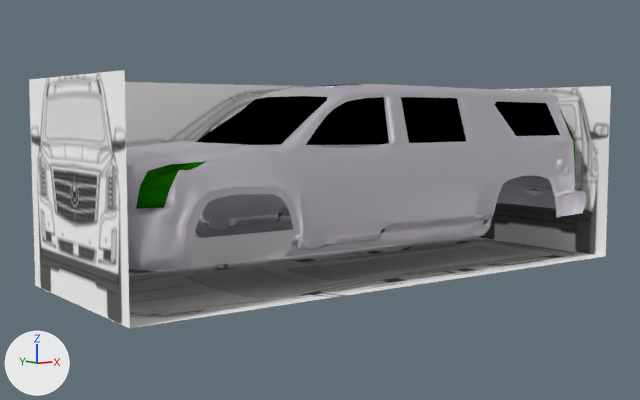
One commit to the Blender file 2019_2020/space_force_trailer/assets/jsflycar/new cadillac escalade.blend: the scene before it, then after it.
Before and after are seen from a 50 mm camera at (-5.52, -7.02, 0.61) aimed at (-0.24, 0.15, -0.23). The axes (+X, +Y, +Z) are drawn at lower left. The lights are the same throughout.

Objects in the first picture: 'Plane', 'back view', 'front view', 'side view', 'top view', 'windows'.
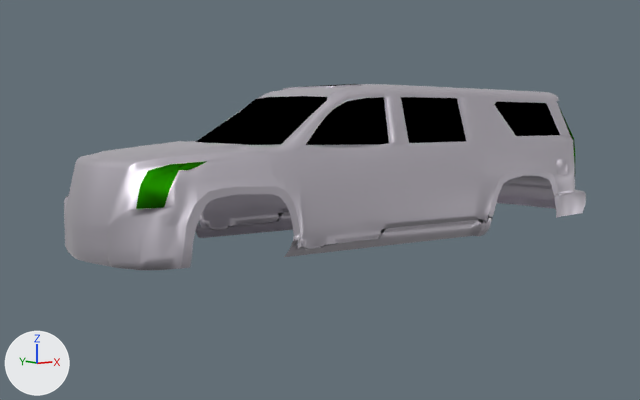
Commit message: added beveled edges
tried to bevel edges around wheels

Where the change shows, as pixel boxes (x1, y1, x2, y2) in the pictures (640 x 400 px):
'front view', hidden: before (29, 70, 130, 328)
'top view', hidden: before (35, 236, 604, 328)
'side view', hidden: before (29, 82, 468, 285)
'back view', hidden: before (473, 86, 611, 256)
part 1 of me_plane, built on: before (474, 169, 561, 236); after (474, 168, 561, 236)

What the commit changed:
me_plane is used by ob_plane; location (0.0, 0.0, 0.0); scale (0.378, 0.378, 0.378).
me_plane had 1276 vertices, 1116 faces, 2 loose edges and spanned x -7.5..7.5, y -2.5..0.0, z -1.6..2.4.
me_plane now has 1338 vertices, 1176 faces, 2 loose edges and spans x -7.5..7.5, y -2.5..0.0, z -1.6..2.4.
Part 1, on me_plane:
50 faces are deleted.
3 vertices move within x 5.8, y -2.4, z -1.2..-0.8.
62 vertices are added at x 2.8..5.8, y -2.5..-2.1, z -1.6..0.2.
110 new faces join them, mat_body_color_and_texture (light grey #ddd6e1).
Object 'side view' (ob_side_view) is now hidden.
Object 'front view' (ob_front_view) is now hidden.
Object 'back view' (ob_back_view) is now hidden.
Object 'top view' (ob_top_view) is now hidden.
